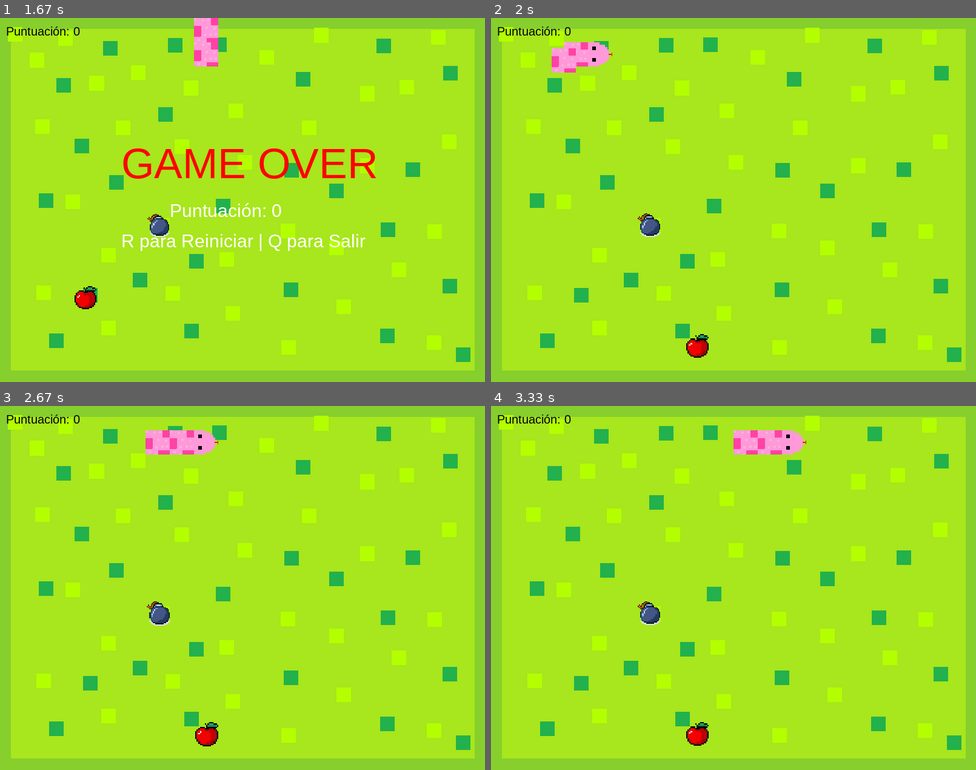
Above: before the commit, frames 1-4 (two rows, left to right).
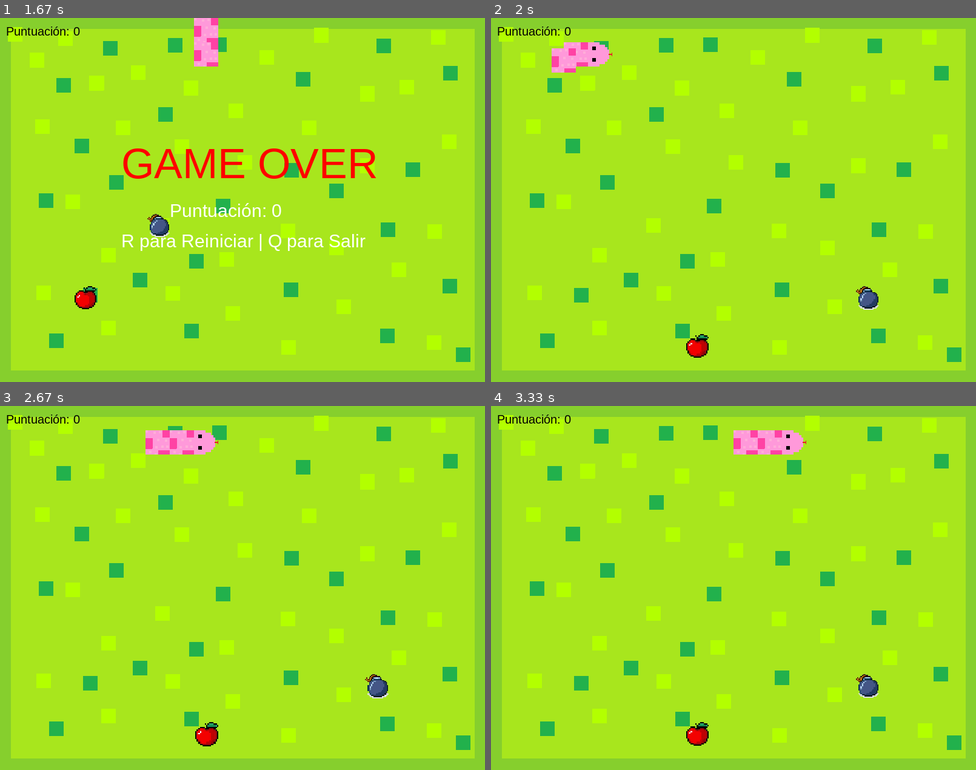
Above: after the commit, the same moments.

Repository: yuriangelperez/Proyecto-pygame-Snike
Game: pygame game, started from main.py
Same seed, same stepped clock (60 frames per second), same inputs: the game is played once before the commit and once after it.
Inputs:
- Up to frame 1 (1.67 s): tap Enter at 0.33 s; hold Right 0.67-1.13 s; hold Up 1.17-1.63 s
- Up to frame 2 (2 s): tap R at 1.67 s
- Up to frame 3 (2.67 s): no input
- Up to frame 4 (3.33 s): hold Down from 3.3 s (still down)

Frame 1 is identical in both runs. In frame 2, 0.4% of the frame differs, in the area x 30-80%, y 53-81%; in frame 3, 0.5%, in the area x 30-81%, y 53-81%; in frame 4, 0.4%.

Commit message:
Arreglo de fix de bomba, ahora si actualiza de lugar

Diff:
--- a/main.py
+++ b/main.py
@@ -158,6 +158,7 @@
     puntuacion = 0
     game_over = False
     generar_manzana(cuerpo_serpiente) # generar nueva manzana
+    generar_bomba(cuerpo_serpiente, posicion_manzana) # generar nueva bomba
 
     # Volver a activar música al reiniciar
     pygame.mixer.music.load("data/sonido/musicafondo.mp3")
@@ -245,7 +246,7 @@
 
         # colisión con paredes
         if (posicion_serpiente[0] < 0 or posicion_serpiente[0] >= ANCHO or
-                posicion_serpiente[1] < 0 or posicion_serpiente[1] >= ALTURA):
+                posicion_serpiente[1] < 0 or posicion_serpiente[1] >= ALTURA): # fuera de los límites
             game_over = True
             pygame.mixer.music.stop()   # DETENER MÚSICA
             sonido_gameover.play()  # reproducir sonido de gameover
@@ -259,7 +260,7 @@
                 break # salir del bucle
 
         # Colisión con bomba
-        if posicion_serpiente == posicion_bomba:
+        if posicion_serpiente == posicion_bomba: #
             game_over = True
             pygame.mixer.music.stop()   # DETENER MÚSICA
             sonido_explosion.play() # reproducir sonido de explosión
@@ -269,14 +270,14 @@
         pantalla.blit(fondo, (0, 0))
 
         # Manzana animada
-        if creciendo:
+        if creciendo: # aumentar tamaño
             brillo_escala += 0.01
             if brillo_escala >= 1.15:
-                creciendo = False
+                creciendo = False # cambiar dirección
         else:
             brillo_escala -= 0.01
             if brillo_escala <= 1.00:
-                creciendo = True
+                creciendo = True # cambiar dirección
 
         tamaño_anim = int(TAMAÑO_BLOQUE * brillo_escala) # tamaño animado
         manzana_animada = pygame.transform.scale(manzana_base, (tamaño_anim, tamaño_anim))
@@ -284,14 +285,15 @@
         pantalla.blit(manzana_animada, (posicion_manzana[0] - ajuste_posicion, posicion_manzana[1] - ajuste_posicion)) # dibujar manzana
 
         # Bomba animada
-        if creciendo_bomba:
+        if creciendo_bomba: # aumentar tamaño
             brillo_bomba += 0.01
             if brillo_bomba >= 1.15:
-                creciendo_bomba = False
+                creciendo_bomba = False # cambiar dirección
         else:
             brillo_bomba -= 0.01
             if brillo_bomba <= 1.00:
-                creciendo_bomba = True
+                creciendo_bomba = True # cambiar dirección
+
         tamaño_bomba_anim = int(TAMAÑO_BLOQUE * brillo_bomba) # tamaño animado
         bomba_animada = pygame.transform.scale(imagen_bomba, (tamaño_bomba_anim, tamaño_bomba_anim))
         ajuste_bomba_posicion = (tamaño_bomba_anim - TAMAÑO_BLOQUE) // 2 # centrar la bomba animada
